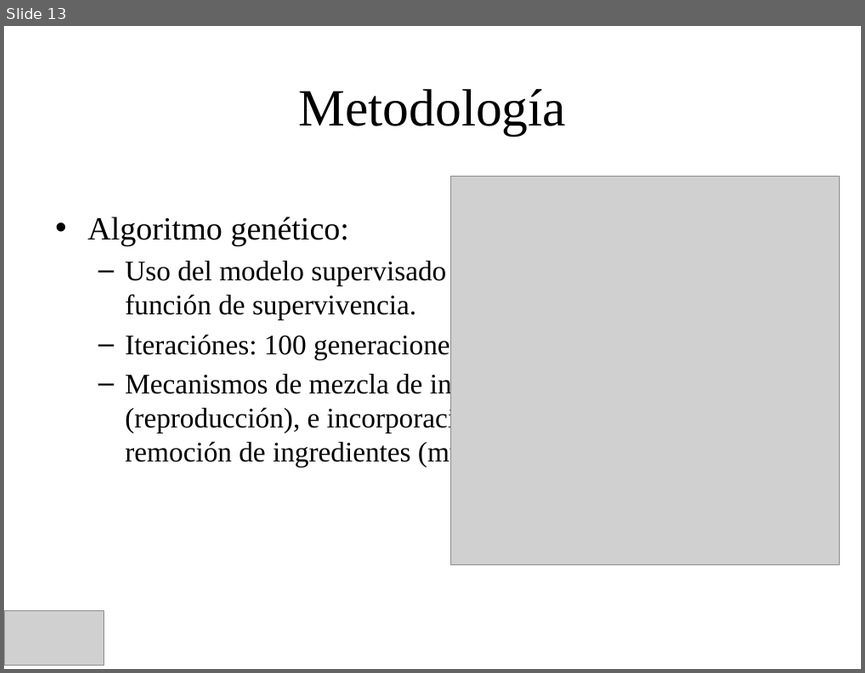
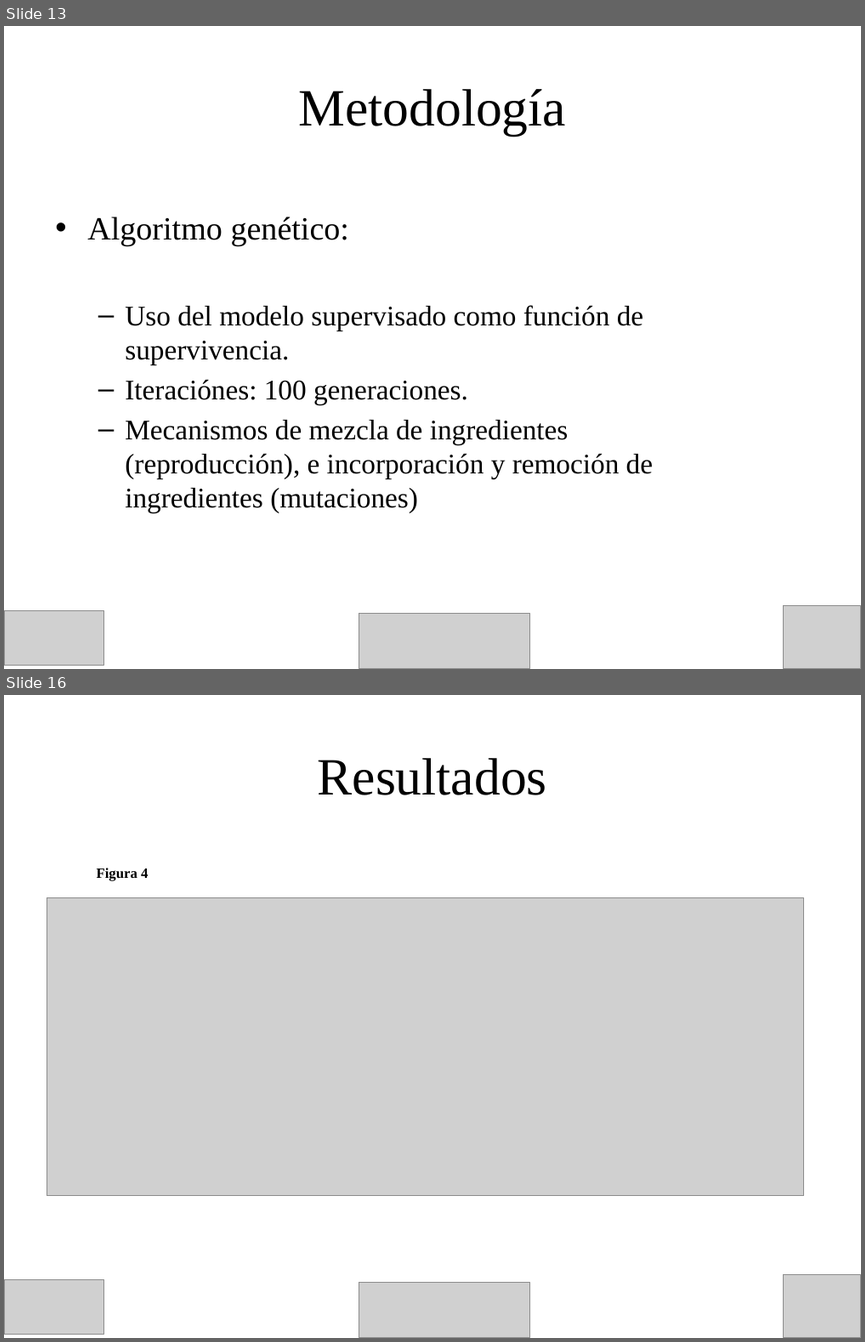
Before and after one commit to KalebAvila/ingenieria_en_alimentos, a slide deck: ai_in_food/references/comia/Generacion_de_Sustitutos_Alimentarios_Mediante_IA_Presentation.pptx. Shown one above the other, each under a label of ours: slide 13 before the commit, slides 13 and 16 after it; the slides between them are not shown. The pictures are 865x673 and 865x1342 pixels, drawn with LibreOffice and Linux fonts; fonts in the diff are those of the drawing; grey boxes stand for pictures. Boxes give left, top, right and bottom in pixels: in the first picture for what was removed or moved away, otherwise in the second. Text is boxed around its words. In the diff, an @@ line names an element or a change of style, - is before the commit and + after.

```diff
--- a/ai_in_food/references/comia/Generacion_de_Sustitutos_Alimentarios_Mediante_IA_Presentation.pptx
+++ b/ai_in_food/references/comia/Generacion_de_Sustitutos_Alimentarios_Mediante_IA_Presentation.pptx
@@ slide 16 added at bbox=[4, 695, 861, 1338], background #FFFFFF @@
@@ title added at bbox=[318, 758, 547, 795], 44 pt, text #000000 @@
+Resultados
@@ text added at bbox=[97, 868, 148, 881], 12 pt, text #000000, bold @@
+Figura 4
@@ picture added at bbox=[46, 897, 803, 1196] @@
@@ picture added at bbox=[4, 1279, 103, 1333] @@
@@ picture added at bbox=[783, 1274, 861, 1338] @@
@@ picture added at bbox=[358, 1281, 529, 1338] @@
@@ slide 13 changed as well @@
@@ picture removed at bbox=[451, 176, 840, 564] @@
@@ text "Algoritmo genético:" rewrapped from bbox=[87, 216, 568, 467] to bbox=[87, 216, 653, 512] @@
@@ picture added at bbox=[783, 605, 861, 669] @@
@@ picture added at bbox=[358, 612, 529, 669] @@
```
Also in this commit, not shown: 18 other slides changed, 6 other slides added, 2 slides removed, 16 other files.
